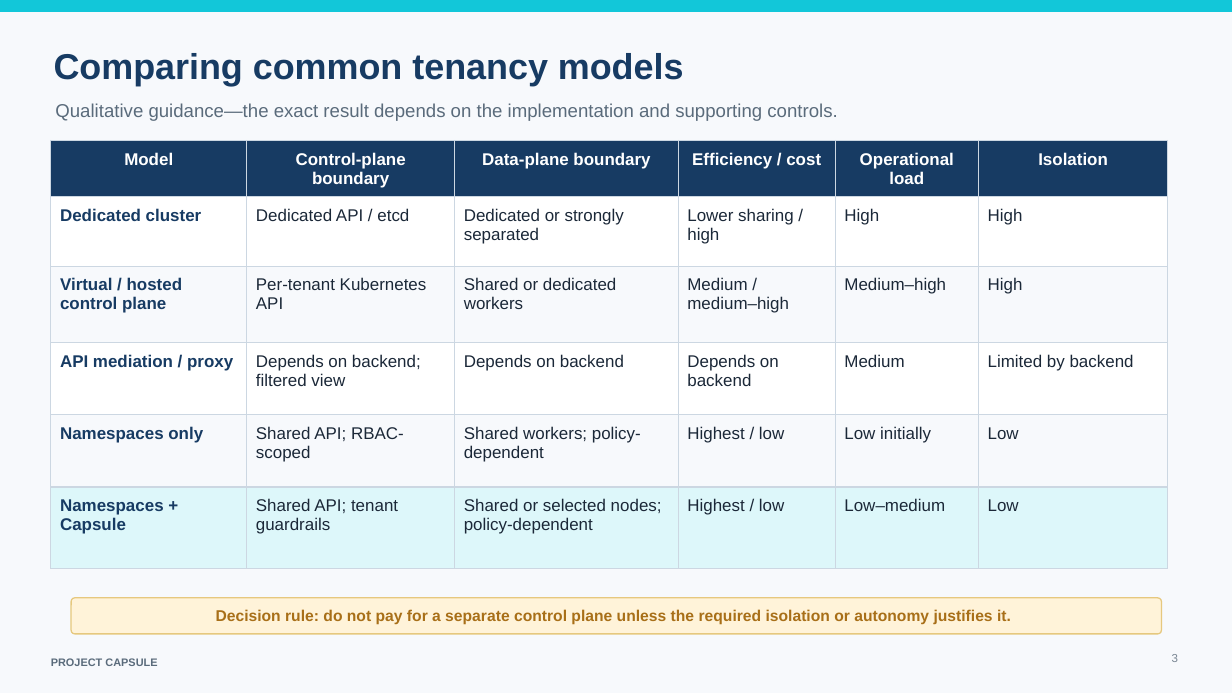
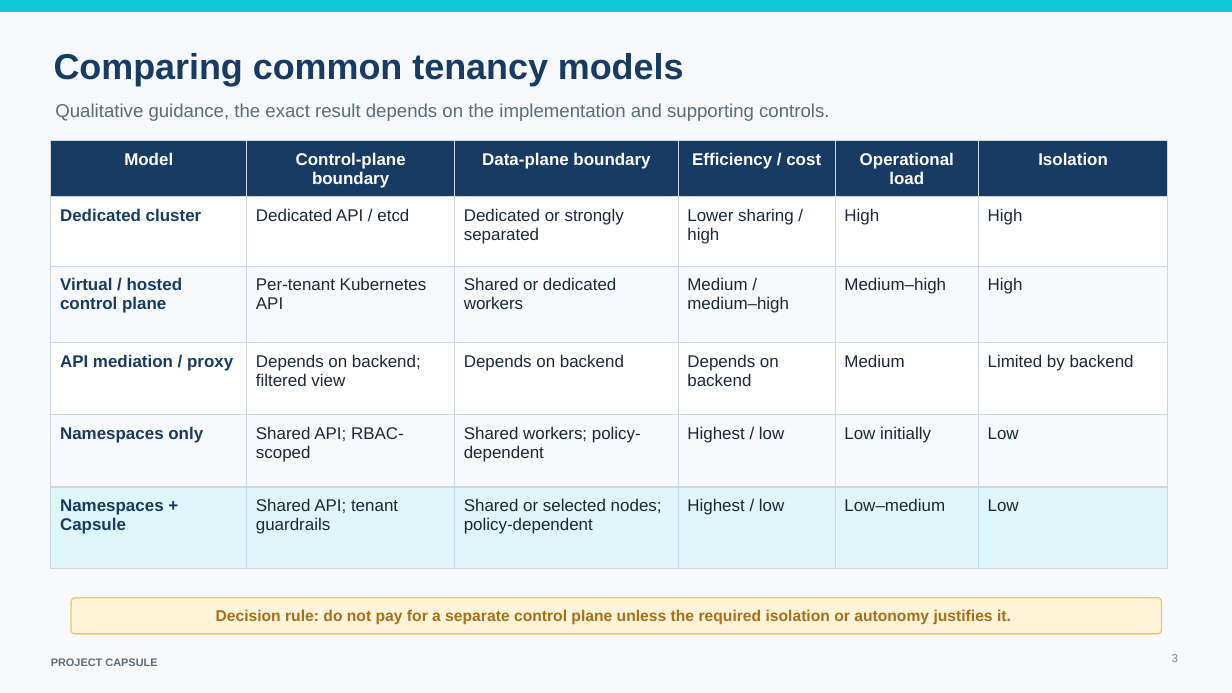
Before and after one commit to projectcapsule/website, a slide deck: slide 3 of presentations/Project_Capsule_Overview.pptx. Drawn at 1232x693 pixels with LibreOffice and Linux fonts; fonts in the diff are those of the drawing. Boxes give left, top, right and bottom in pixels: in the first picture for what was removed or moved away, otherwise in the second. Text is boxed around its words. In the diff, an @@ line names an element or a change of style, - is before the commit and + after.

```diff
--- a/presentations/Project_Capsule_Overview.pptx
+++ b/presentations/Project_Capsule_Overview.pptx
@@ text at <box>55,103,829,121</box>: text changed @@
-Qualitative guidance—the exact result depends on the implementation and supporting controls.
+Qualitative guidance, the exact result depends on the implementation and supporting controls.
```
Also in this commit, not shown: 7 other slides changed, 2 slides added.
